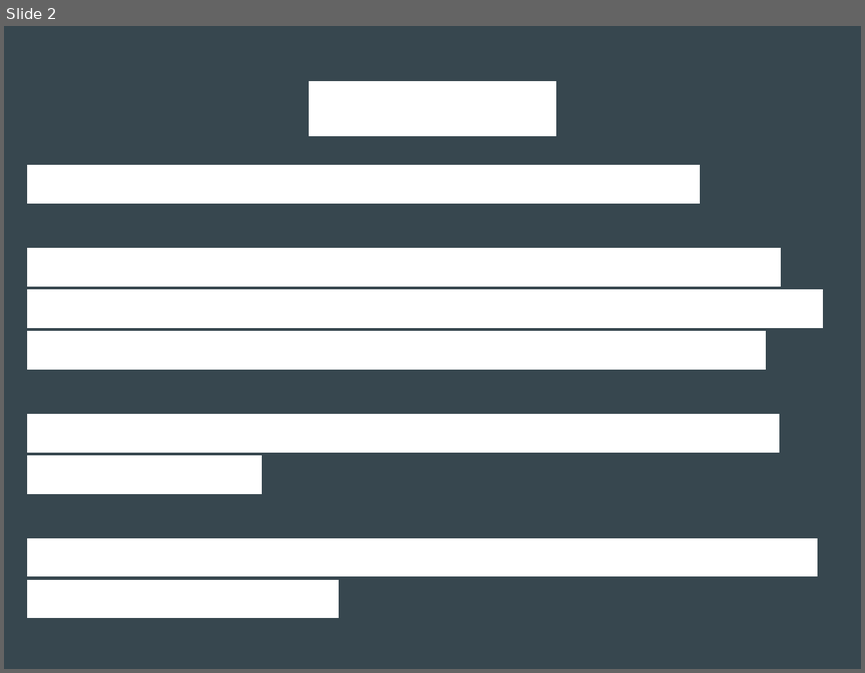
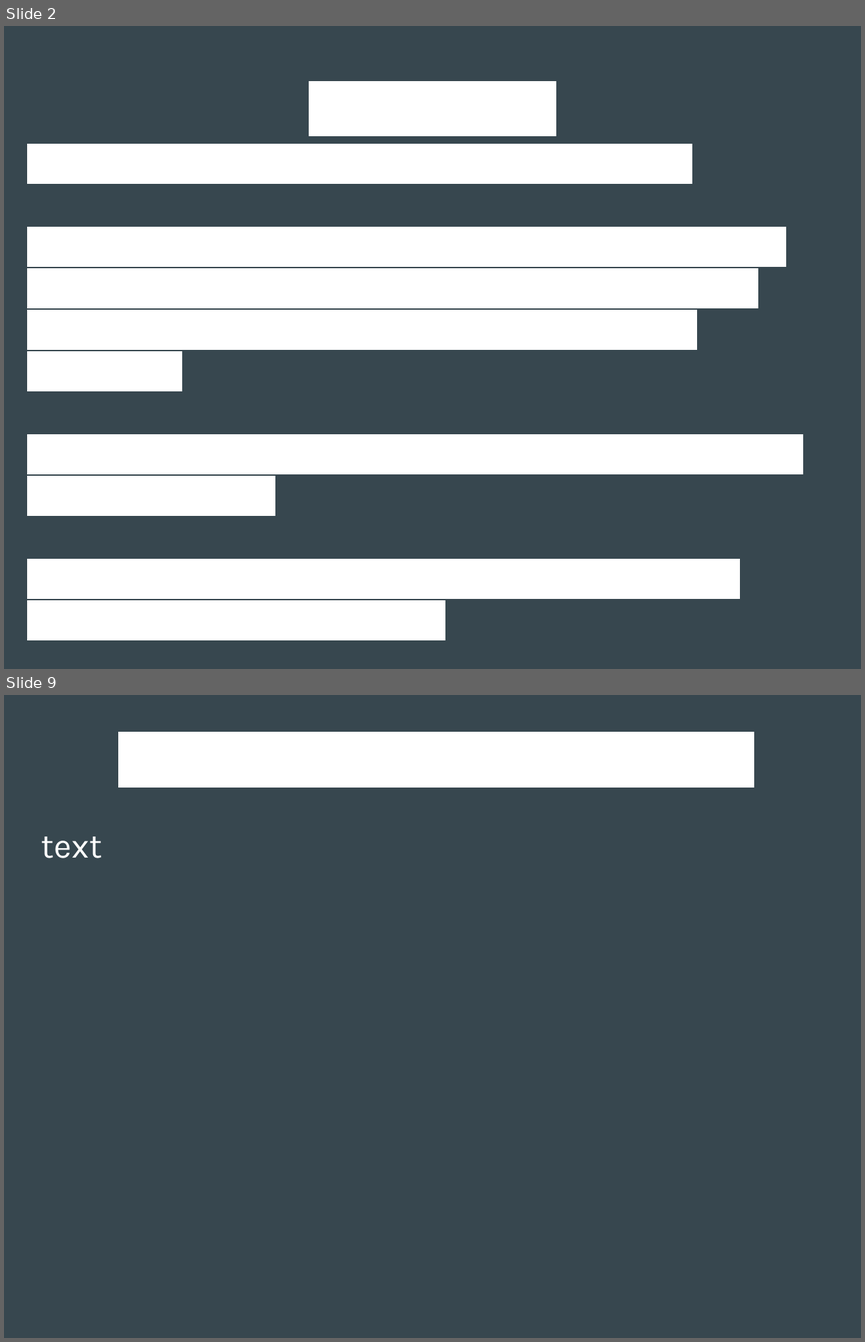
Before and after one commit to kentarchie/PebbleUniforumTalk, a slide deck: PebbleDevTalk.odp. Shown one above the other, each under a label of ours: slide 2 before the commit, slides 2 and 9 after it; the slides between them are not shown. The pictures are 865x673 and 865x1342 pixels, drawn with LibreOffice and Linux fonts; fonts in the diff are those of the drawing. Boxes give left, top, right and bottom in pixels: in the first picture for what was removed or moved away, otherwise in the second. Text is boxed around its words. In the diff, an @@ line names an element or a change of style, - is before the commit and + after.

```diff
--- a/PebbleDevTalk.odp
+++ b/PebbleDevTalk.odp
@@ slide 9 added at (4,695,861,1338), background #37474F @@
@@ title added at (118,726,753,788), 44 pt, text #FFFFFF @@
+Web Based IDE (CloudPebble)
@@ text added at (41,836,102,858), 32 pt, text #FFFFFF @@
+text
@@ slide 2 changed as well @@
@@ subtitle "I am a software developer ...": place and size @@
-subtitle "I am a software developer ..." at (27,165,821,618)
+subtitle "I am a software developer ..." at (27,140,802,641)
@@ subtitle "I am a software developer ..." at (27,140,802,641): font Arial to Karla @@
```
Also in this commit, not shown: 1 other slide changed, 6 other slides added.
